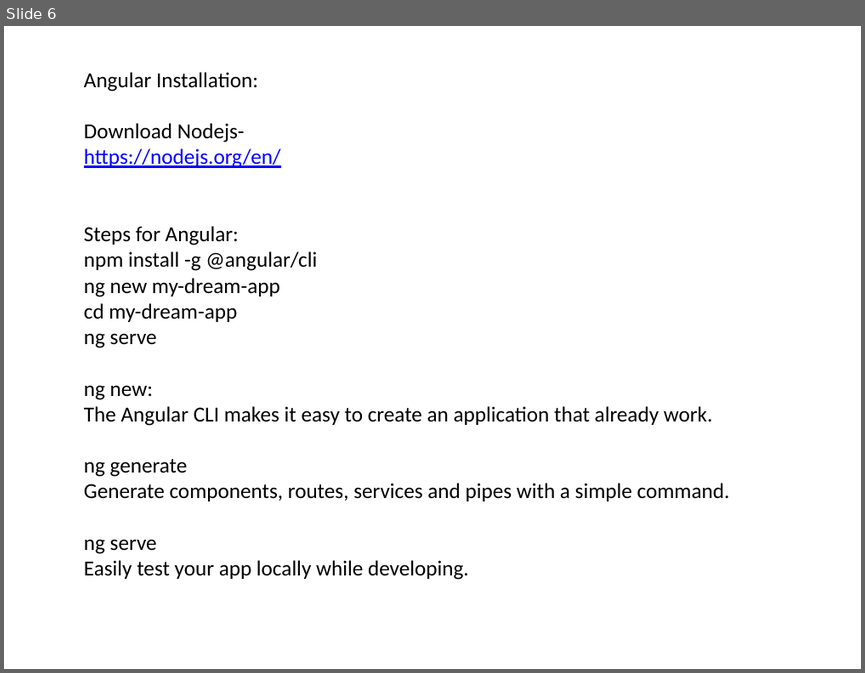
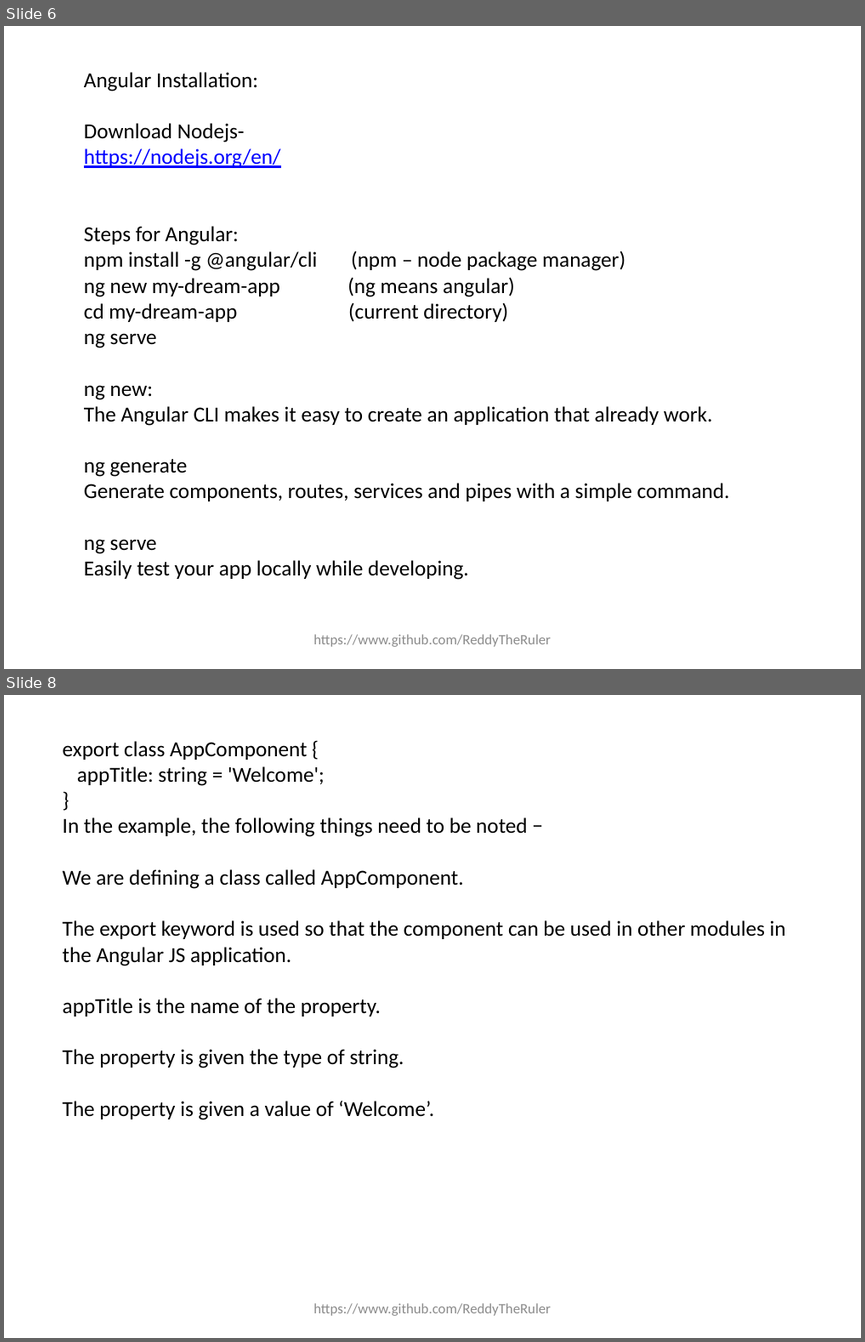
Before and after one commit to ReddyTheruler/Angular, a slide deck: Angular_PPT.pptx. Shown one above the other, each under a label of ours: slide 6 before the commit, slides 6 and 8 after it; the slides between them are not shown. The pictures are 865x673 and 865x1342 pixels, drawn with LibreOffice and Linux fonts; fonts in the diff are those of the drawing. Boxes give left, top, right and bottom in pixels: in the first picture for what was removed or moved away, otherwise in the second. Text is boxed around its words. In the diff, an @@ line names an element or a change of style, - is before the commit and + after.

```diff
--- a/Angular_PPT.pptx
+++ b/Angular_PPT.pptx
@@ slide 8 added at [4,695,861,1338], background #FFFFFF @@
@@ text added at [63,741,786,1120], 18 pt, text #000000 @@
+export class AppComponent {
+appTitle: string = 'Welcome';
+}
+In the example, the following things need to be noted −
+We are defining a class called AppComponent.
+The export keyword is used so that the component can be used in other modules in the Angular JS application.
+appTitle is the name of the property.
+The property is given the type of string.
+The property is given a value of ‘Welcome’.
@@ text added at [313,1303,551,1315], 12 pt, text #8C8C8C @@
+https://www.github.com/ReddyTheRuler
@@ slide 6 changed as well @@
@@ text at [84,250,625,322]: text changed @@
-npm install -g @angular/cli
-ng new my-dream-app
-cd my-dream-app
+npm install -g @angular/cli (npm – node package manager)
+ng new my-dream-app (ng means angular)
+cd my-dream-app (current directory)
@@ text added at [313,634,551,646], 12 pt, text #8C8C8C @@
+https://www.github.com/ReddyTheRuler
```
Also in this commit, not shown: 20 other slides changed, 10 other slides added, 1 slide removed.
